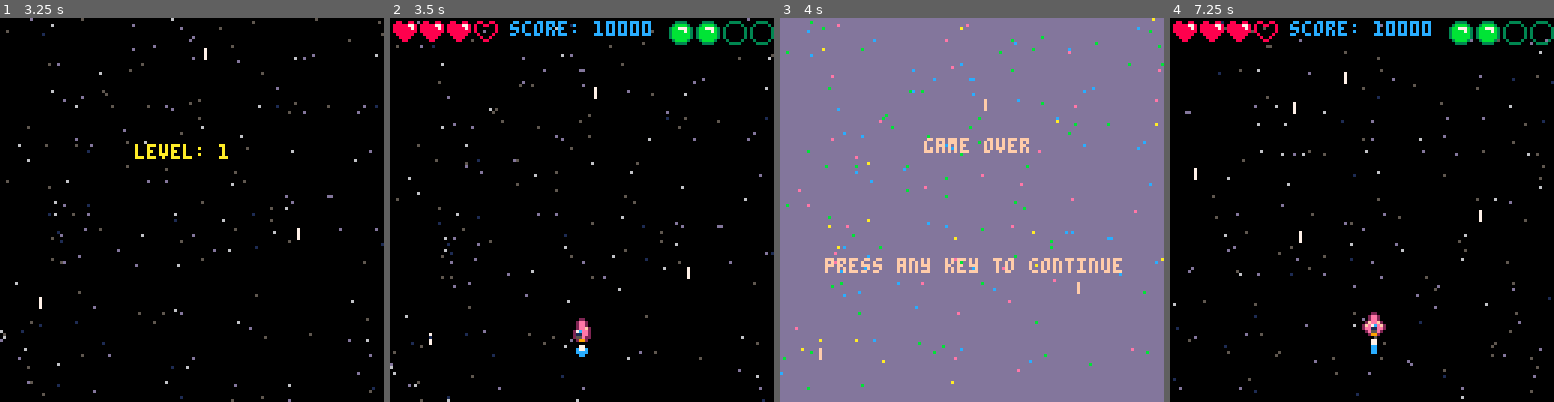
Above: before the commit, frames 1-4 (left to right).
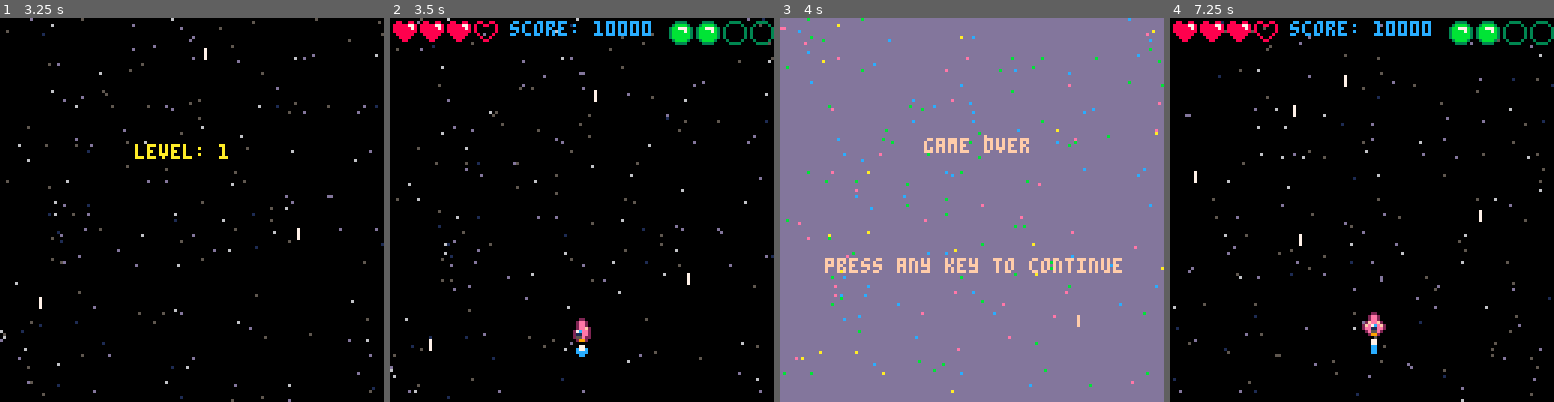
Above: after the commit, the same moments.

Repository: CalebmKopp/shmuptut
Game: PICO-8 cartridge shmup.p8
Same seed, same stepped clock (60 frames per second), same inputs: the game is played once before the commit and once after it.
Inputs:
- Up to frame 1 (3.25 s): tap X (X key) at 0.33, 1.07, 1.85, 2.97 s; tap O (Z key) at 0.7, 1.7, 2.1, 2.5, 2.9 s; hold Right 1.6-2.1 s; hold Up 2.15-2.42 s; hold Right 2.47-3.03 s; hold Left from 3.08 s (still down)
- Up to frame 2 (3.5 s): keep holding Left; tap O (Z key) at 3.3 s
- Up to frame 3 (4 s): release Left at 3.58 s; hold Down 3.63-3.97 s; tap O (Z key) at 3.7 s
- Up to frame 4 (7.25 s): hold Right 4.02-4.68 s; tap X (X key) at 4.08, 5.2, 6.32 s; tap O (Z key) every 0.4 s from 4.1 to 6.9 s; hold Up 4.73-5.03 s; hold Left 5.08-5.68 s; hold Down 5.73-6.03 s; hold Right 6.08-6.58 s; hold Right 6.63-7.13 s; hold Up from 7.18 s (still down)

Frame 1 is identical in both runs. In frame 2, 1.9% of the frame differs, in the area x 0-100%, y 0-100%; in frame 3, 2.2%, in the area x 0-100%, y 0-98%; in frame 4, 1.2%.

Commit message:
fizzlepop ending, and renaming varialbes, and adding over_t

Diff:
--- a/shmup.p8
+++ b/shmup.p8
@@ -7,7 +7,7 @@
 	cls(0)
 	t=0
 	mode="start"
-	start_levelcount()
+	start_trackers()
 	start_stars()
 end
 
@@ -61,8 +61,9 @@
 end
 -->8
 -- helpers
-function start_levelcount()
-	levelt=0
+function start_trackers()
+	level_t=0
+	over_t=0
 	curr_level=1
 end
 function start_stars()
@@ -136,7 +137,7 @@
 -->8
 -- update
 function update_game()
-	ani_stars()
+	ani_stars(1.4)
 	--controls
 	xshipspd=0
 	yshipspd=0
@@ -227,17 +228,17 @@
 
 function update_level()
 	ani_stars(0.75)
-	levelt+=1
-	if levelt>91 then
+	level_t+=1
+	if level_t>91 then
 		startgame()
 	end
 end
 
 function update_over()
-	ani_stars(-0.6)
+	ani_stars(-0.3)
 	if btnp(4) or btnp(5) then
 		mode="start"
-		start_levelcount()
+		start_trackers()
 		start_stars()
 	end
 end
